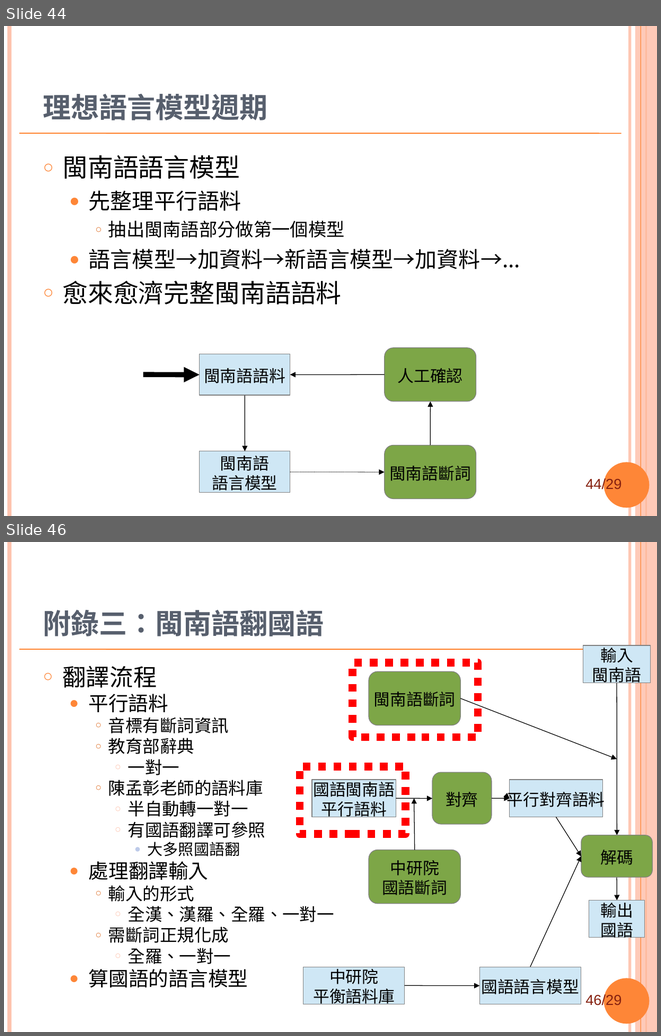
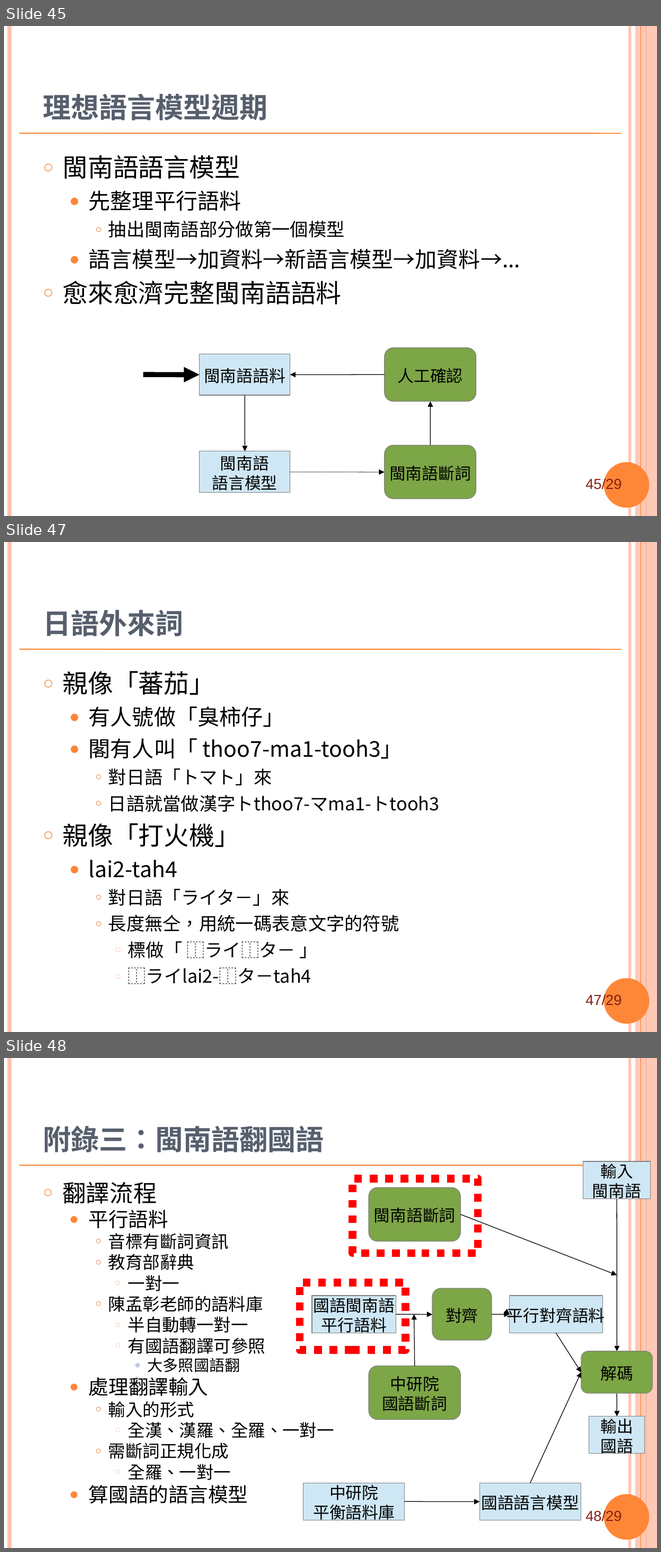
Before and after one commit to sih4sing5hong5/po3-ko3_tau5-iann2-phinn3, a slide deck: 翻譯報告.ppt. Shown one above the other, each under a label of ours: slides 44 and 46 before the commit, slides 45, 47 and 48 after it; the slides between them are not shown. The pictures are 661x1036 and 661x1552 pixels, drawn with LibreOffice and Linux fonts; fonts in the diff are those of the drawing; background and template pictures are left out. Boxes give left, top, right and bottom in pixels: in the first picture for what was removed or moved away, otherwise in the second. Text is boxed around its words. In the diff, an @@ line names an element or a change of style, - is before the commit and + after.

```diff
--- a/翻譯報告.ppt
+++ b/翻譯報告.ppt
@@ slide 47 added at (4, 542, 657, 1032), background #FFFFFF; not listed: 8 template elements that a slide beside it also shows @@
@@ title added at (43, 610, 184, 636), 31 pt, text #575F6D, bold @@
+日語外來詞
@@ text added at (62, 671, 440, 984), 20 pt, text #000000 @@
+○ 親像「蕃茄」
+  ● 有人號做「臭柿仔」
+  ● 閣有人叫「 thoo7-ma1-tooh3」
+    ○ 對日語「トマト」來
+    ○ 日語就當做漢字トthoo7-マma1-トtooh3
+○ 親像「打火機」
+  ● lai2-tah4
+    ○ 對日語「ライタ－」來
+    ○ 長度無仝，用統一碼表意文字的符號
+      ○ 標做「 ⿰ライ⿰タ－ 」
+      ○ ⿰ライlai2-⿰タ－tah4
@@ what was slide 44 is now slide 45 @@
@@ page number at (585, 478, 621, 492): text changed @@
-44/29
+45/29
@@ what was slide 46 is now slide 48 @@
@@ page number at (585, 1510, 621, 1524): text changed @@
-46/29
+48/29
```
Also in this commit, not shown: 16 slides changed, 1 other slide added.
